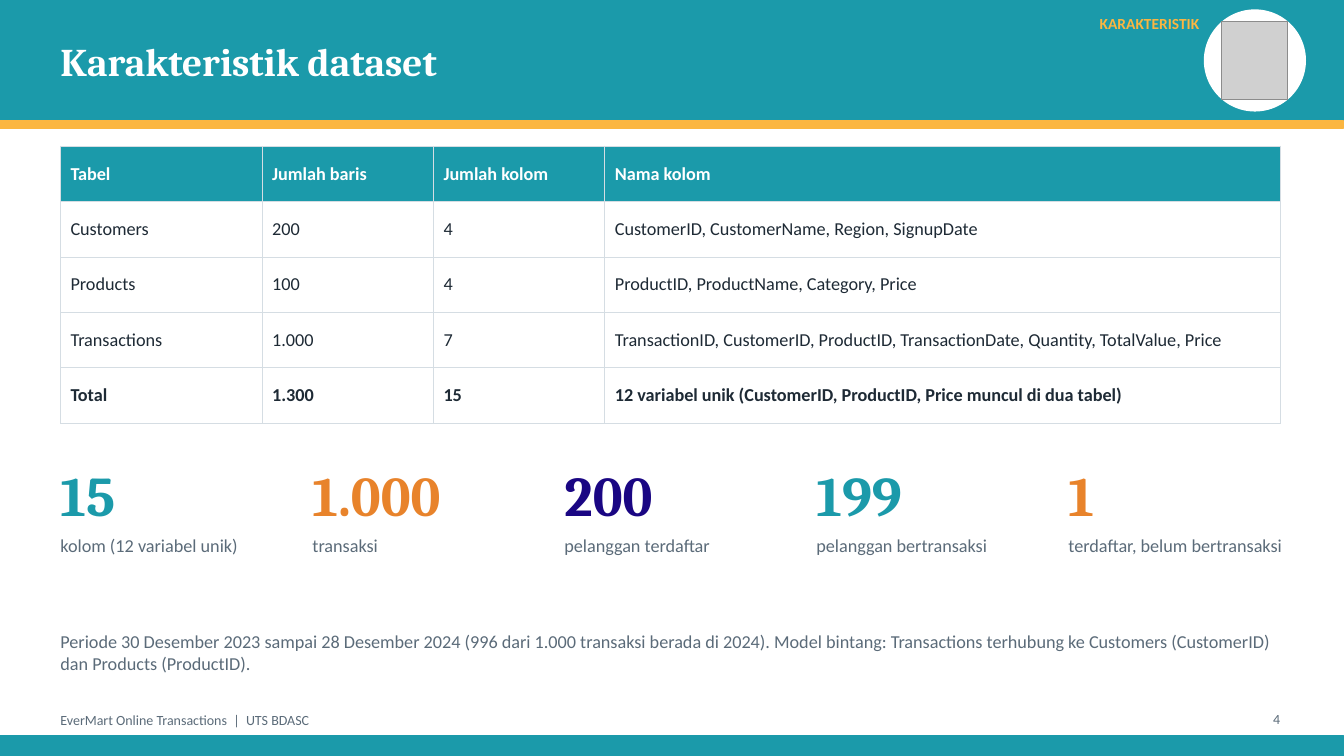
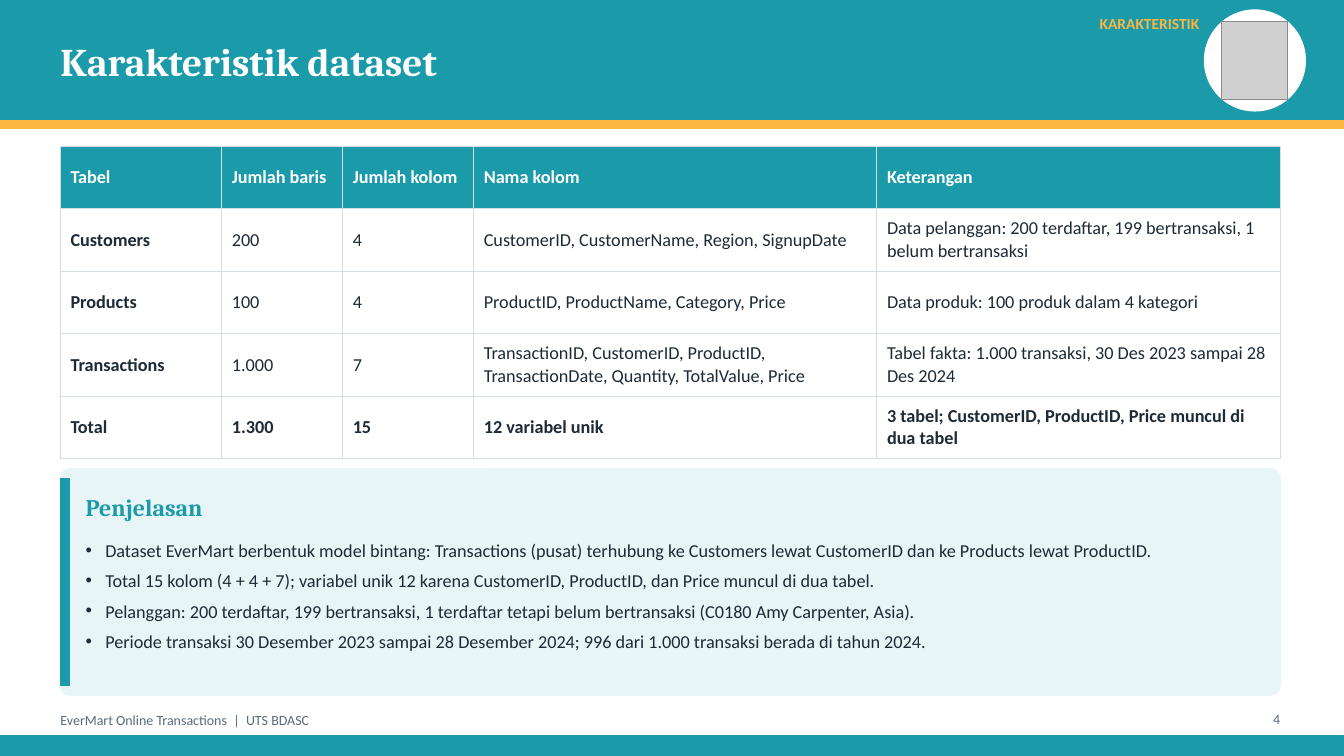
Before and after one commit to farhansech/EXACOUNT, a slide deck: slide 4 of output/EverMart_UTS_BDASC.pptx. Drawn at 1344x756 pixels with LibreOffice and Linux fonts; fonts in the diff are those of the drawing; grey boxes stand for pictures. Boxes give left, top, right and bottom in pixels: in the first picture for what was removed or moved away, otherwise in the second. Text is boxed around its words. In the diff, an @@ line names an element or a change of style, - is before the commit and + after.

```diff
--- a/output/EverMart_UTS_BDASC.pptx
+++ b/output/EverMart_UTS_BDASC.pptx
@@ table at <box>60,146,1280,448</box> @@
-column 4: Nama kolom | CustomerID, CustomerName, Region, SignupDate | ProductID, ProductName, Category, Price | TransactionID, CustomerID, ProductID, TransactionDate, Quantity, TotalValue, Price | 12 variabel unik (CustomerID, ProductID, Price muncul di dua tabel)
+column 4: Nama kolom | CustomerID, CustomerName, Region, SignupDate | ProductID, ProductName, Category, Price | TransactionID, CustomerID, ProductID, TransactionDate, Quantity, TotalValue, Price | 12 variabel unik
+column 5: Keterangan | Data pelanggan: 200 terdaftar, 199 bertransaksi, 1 belum bertransaksi | Data produk: 100 produk dalam 4 kategori | Tabel fakta: 1.000 transaksi, 30 Des 2023 sampai 28 Des 2024 | 3 tabel; CustomerID, ProductID, Price muncul di dua tabel
@@ text removed at <box>60,478,115,517</box> @@
-15
@@ rounded rectangle added at <box>60,469,1280,696</box>, fill #E8F5F7, outline #E8F5F7 1 pt @@
@@ rectangle added at <box>60,479,70,686</box>, fill #1B9AAA, outline #1B9AAA 1 pt @@
@@ text removed at <box>312,478,440,517</box> @@
-1.000
@@ text removed at <box>564,478,652,517</box> @@
-200
@@ text removed at <box>816,478,901,517</box> @@
-199
@@ text removed at <box>1068,478,1094,516</box> @@
-1
@@ text added at <box>86,499,203,521</box>, 17 pt, text #1B9AAA, bold @@
+Penjelasan
@@ text removed at <box>60,539,238,555</box> @@
-kolom (12 variabel unik)
@@ text removed at <box>312,539,377,552</box> @@
-transaksi
@@ text removed at <box>564,539,710,555</box> @@
-pelanggan terdaftar
@@ text removed at <box>816,539,987,555</box> @@
-pelanggan bertransaksi
@@ text removed at <box>1068,539,1282,554</box> @@
-terdaftar, belum bertransaksi
@@ text at <box>105,544,1152,651</box>: text changed; text colour #5B6B79 to #1E2A35 @@
-Periode 30 Desember 2023 sampai 28 Desember 2024 (996 dari 1.000 transaksi berada di 2024). Model bintang: Transactions terhubung ke Customers (CustomerID) dan Products (ProductID).
+• Dataset EverMart berbentuk model bintang: Transactions (pusat) terhubung ke Customers lewat CustomerID dan ke Products lewat ProductID.
+• Total 15 kolom (4 + 4 + 7); variabel unik 12 karena CustomerID, ProductID, dan Price muncul di dua tabel.
+• Pelanggan: 200 terdaftar, 199 bertransaksi, 1 terdaftar tetapi belum bertransaksi (C0180 Amy Carpenter, Asia).
+• Periode transaksi 30 Desember 2023 sampai 28 Desember 2024; 996 dari 1.000 transaksi berada di tahun 2024.
```
Also in this commit, not shown: 1 other file.
